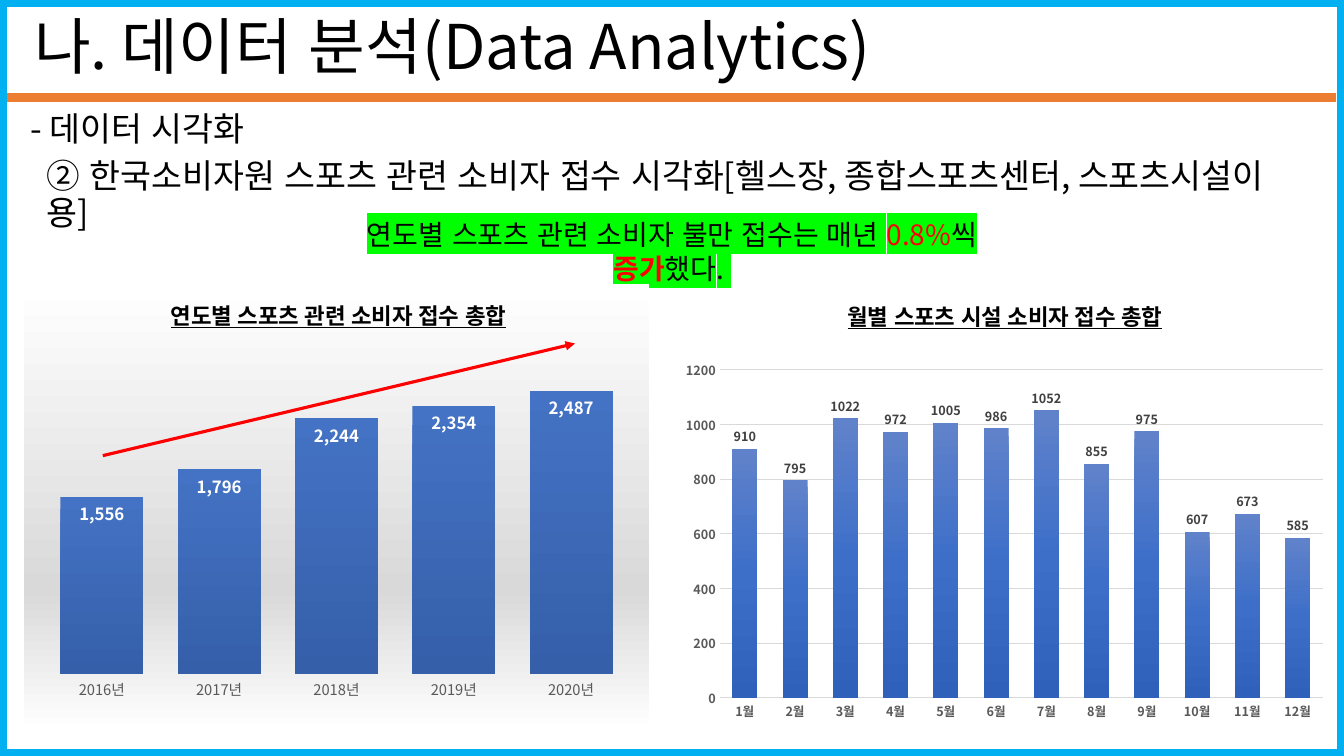
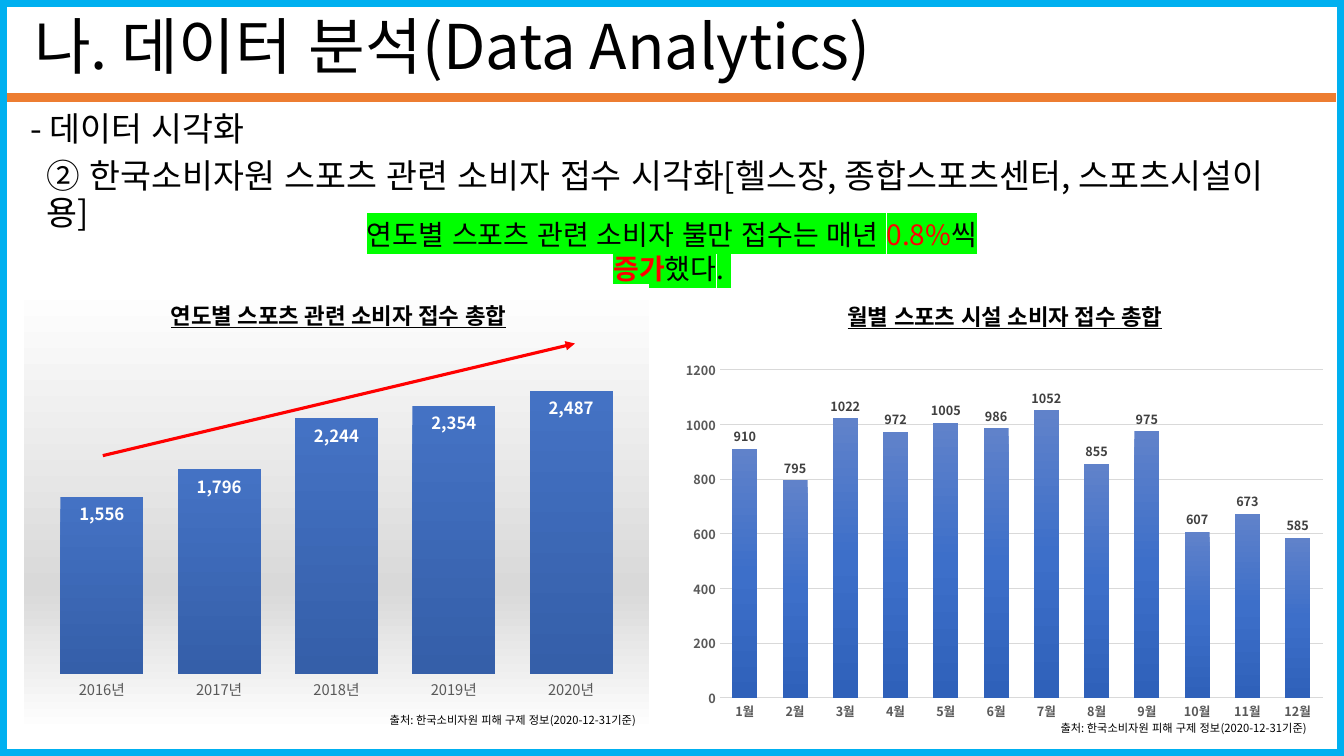
Before and after one commit to seungjae1162/SportsData, a slide deck: slide 10 of standard_in_2020-12-31/코로나19에따른 스포츠시설 폐업 수(20201228_20210103).pptx. Drawn at 1344x756 pixels with LibreOffice and Linux fonts; fonts in the diff are those of the drawing. Boxes give left, top, right and bottom in pixels: in the first picture for what was removed or moved away, otherwise in the second. Text is boxed around its words. In the diff, an @@ line names an element or a change of style, - is before the commit and + after.

```diff
--- a/standard_in_2020-12-31/코로나19에따른 스포츠시설 폐업 수(20201228_20210103).pptx
+++ b/standard_in_2020-12-31/코로나19에따른 스포츠시설 폐업 수(20201228_20210103).pptx
@@ text added at (390, 714, 636, 726), 8 pt, text #000000 @@
+출처: 한국소비자원 피해 구제 정보(2020-12-31기준)
@@ text added at (1061, 722, 1307, 734), 8 pt, text #000000 @@
+출처: 한국소비자원 피해 구제 정보(2020-12-31기준)
```
Also in this commit, not shown: 8 other slides changed, 5 slides added.
